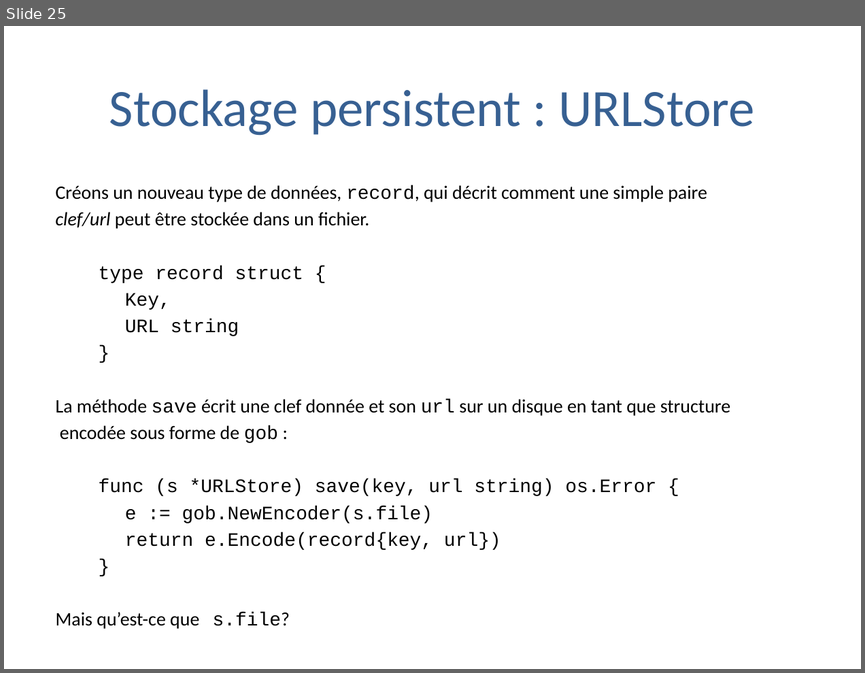
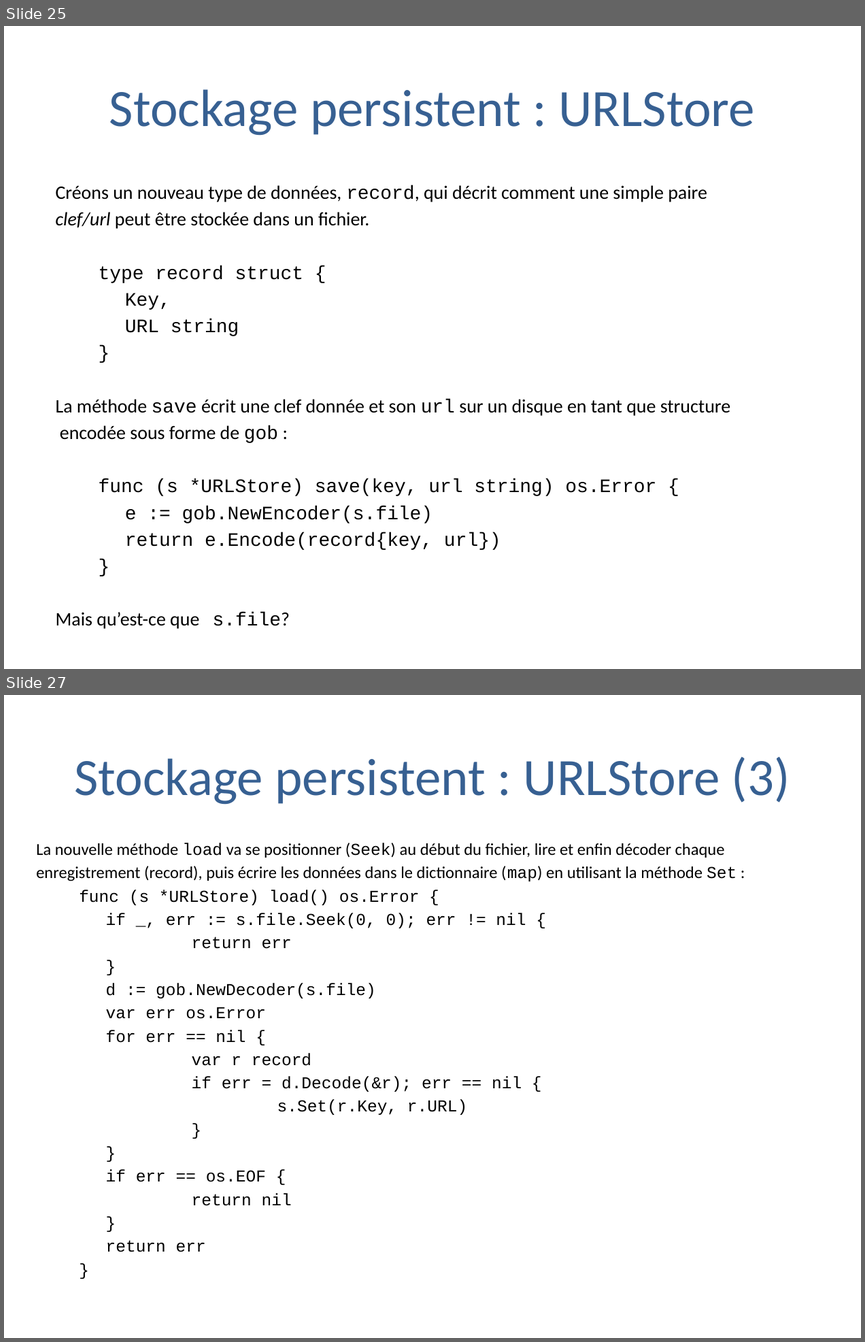
Before and after one commit to trash-anger/golang-france, a slide deck: Go-documentation/cours-general/Pratique de la programmation en go.pptx. Shown one above the other, each under a label of ours: slide 25 before the commit, slides 25 and 27 after it; the slides between them are not shown. The pictures are 865x673 and 865x1342 pixels, drawn with LibreOffice and Linux fonts; fonts in the diff are those of the drawing; background and template pictures are left out. Boxes give left, top, right and bottom in pixels: in the first picture for what was removed or moved away, otherwise in the second. Text is boxed around its words. In the diff, an @@ line names an element or a change of style, - is before the commit and + after.

```diff
--- a/Go-documentation/cours-general/Pratique de la programmation en go.pptx
+++ b/Go-documentation/cours-general/Pratique de la programmation en go.pptx
@@ slide 27 added at (4, 695, 861, 1338), background #FFFFFF @@
@@ title added at (74, 757, 790, 804), 44 pt, text #376092 @@
+Stockage persistent : URLStore (3)
@@ text added at (36, 843, 736, 1252), 14 pt, text #000000 @@
+La nouvelle méthode load va se positionner (Seek) au début du fichier, lire et enfin décoder chaque
+enregistrement (record), puis écrire les données dans le dictionnaire (map) en utilisant la méthode Set :
+  func (s *URLStore) load() os.Error {
+  if _, err := s.file.Seek(0, 0); err != nil {
+  return err
+  }
+  d := gob.NewDecoder(s.file)
+  var err os.Error
+  for err == nil {
+  var r record
+  if err = d.Decode(&r); err == nil {
+  s.Set(r.Key, r.URL)
+  }
+  }
+  if err == os.EOF {
+  return nil
+  }
+  return err
+  }
```
Also in this commit, not shown: 12 other slides added.
